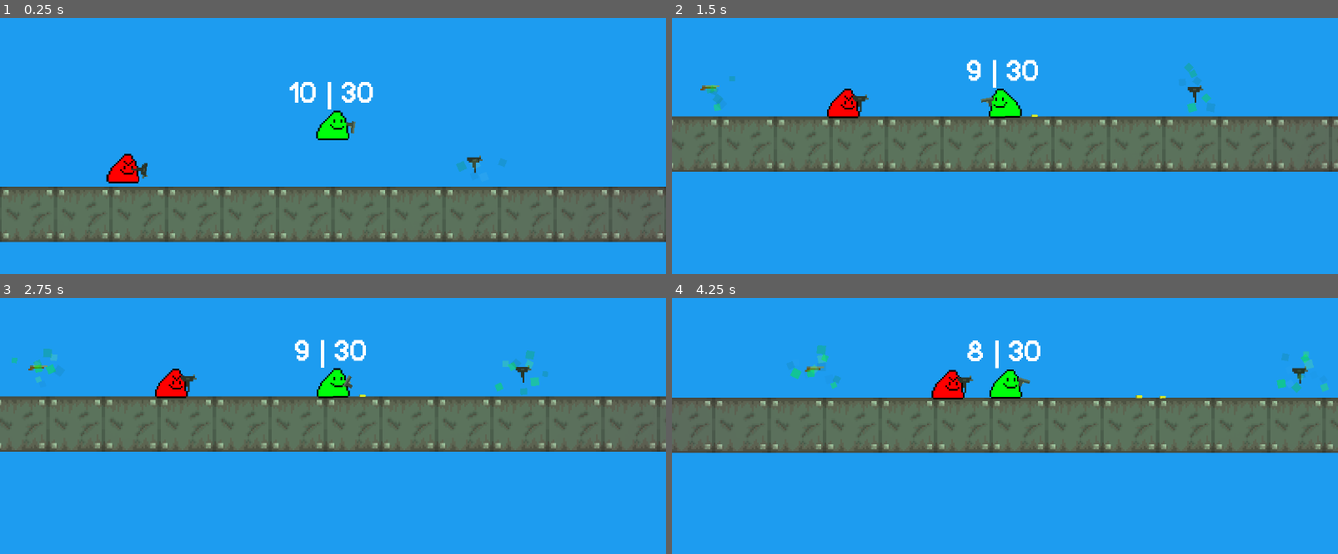
Above: before the commit, frames 1-4 (two rows, left to right).
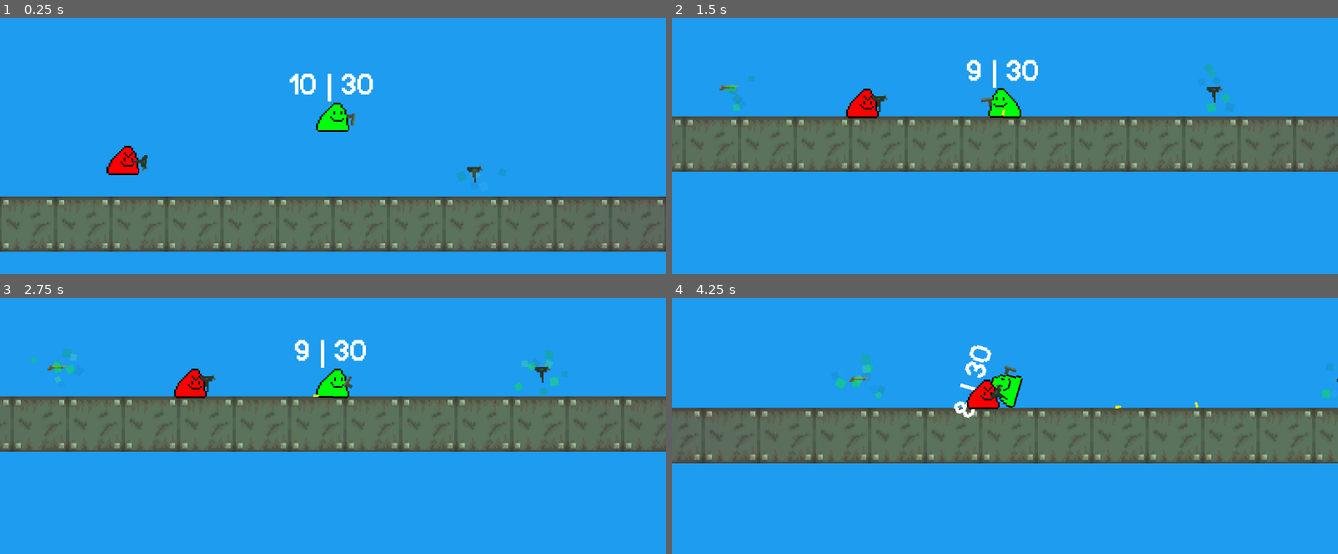
Above: after the commit, the same moments.

Repository: a0fefd/blobs-with-guns-remastered
Game: Godot game, scene res://scenes/levels/world.tscn
Two runs of this game, one before a commit and one after it. Both use one fixed random seed, a clock stepped at 60 frames per second and the inputs below.
Inputs (mouse positions are in pixels of both pictures, inside the frame that each line leads up to):
- Up to frame 1 (0.25 s): no input
- Up to frame 2 (1.5 s): move the mouse to (1151, 84) at 0.52 s; press the mouse at (1151, 84) at 0.53 s; move the mouse to (871, 122) at 1.27 s; release the mouse at (871, 122) at 1.28 s; tap F (focus) at 1.35 s
- Up to frame 3 (2.75 s): move the mouse to (399, 300) at 2.02 s; tap Mouse wheel up (next_gun) at 2.1 s
- Up to frame 4 (4.25 s): move the mouse to (971, 456) at 2.77 s; tap Mouse wheel down (prev_gun) at 2.85 s; move the mouse to (1204, 438) at 3.52 s; press the mouse at (1204, 438) at 3.53 s

The runs differ from the first frame. In frame 1, 14% of the frame differs, in the area x 0-100%, y 21-92%; in frame 2, 4.5%; in frame 3, 4.6%; in frame 4, 15%, in the area x 0-100%, y 16-65%.

Commit message:
decreased gravity and fixed error of sprite
game crashed if killing an enemy while it flipped the sprite

Diff:
--- a/project.godot
+++ b/project.godot
@@ -64,6 +64,10 @@
 ]
 }
 
+[physics]
+
+2d/default_gravity=624.0
+
 [rendering]
 
 textures/canvas_textures/default_texture_filter=0
--- a/scripts/gun.gd
+++ b/scripts/gun.gd
@@ -40,7 +40,6 @@
 	shoot_timer.wait_time = 1 / rounds_per_second
 	ammo_in_mag = mag_size
 
-	print(len(enemy_list))
 
 func _process(_delta):
 	if equipped:
@@ -61,8 +60,7 @@
 			look_at(player_pos)
 
 			for enemy in enemy_list:
-				enemy.sprite_facing_logic(player_pos)
-
+				enemy.sprite_facing_logic(player_pos) if enemy != null else null
 
 
 func eject_shell():
